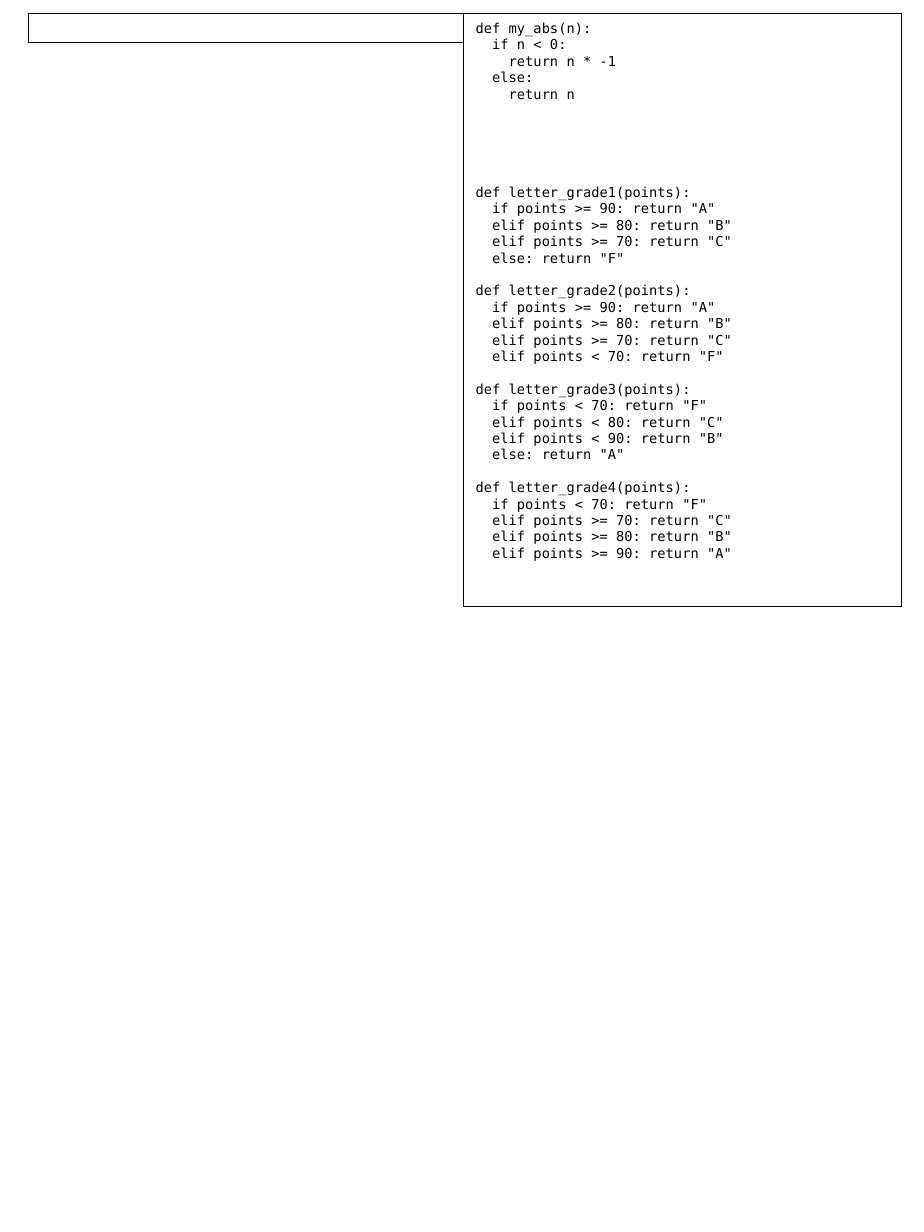
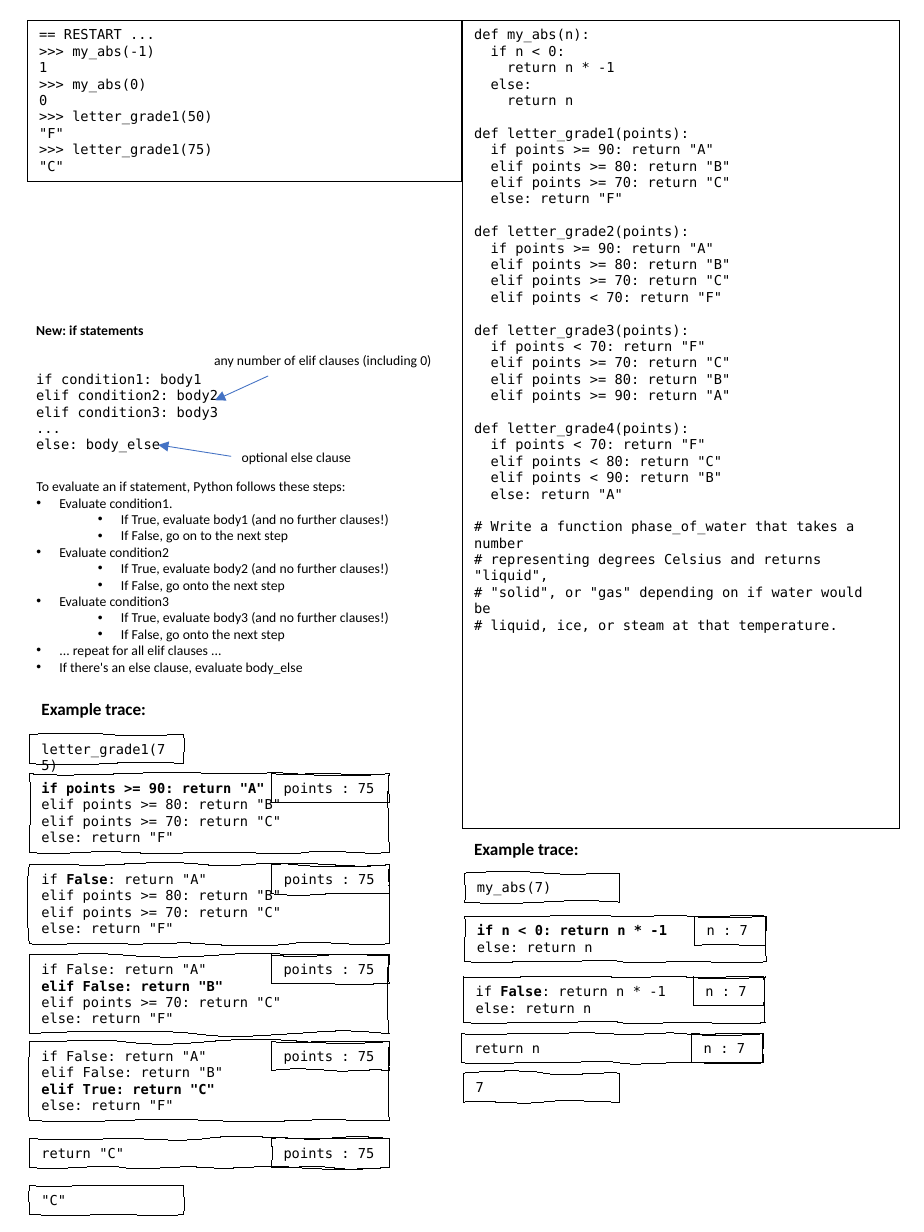
Before and after one commit to catherinefxia/ucsd-cse8a-w20.github.io, a slide deck: slide 2 of lectures/CSE8AW20-01-14-Lec3-Booleans-If/CSE8AW20-01-09-Lec3-Booleans-If-handout.pptx. Drawn at 924x1232 pixels with LibreOffice and Linux fonts; fonts in the diff are those of the drawing. Boxes give left, top, right and bottom in pixels: in the first picture for what was removed or moved away, otherwise in the second. Text is boxed around its words. In the diff, an @@ line names an element or a change of style, - is before the commit and + after.

```diff
--- a/lectures/CSE8AW20-01-14-Lec3-Booleans-If/CSE8AW20-01-09-Lec3-Booleans-If-handout.pptx
+++ b/lectures/CSE8AW20-01-14-Lec3-Booleans-If/CSE8AW20-01-09-Lec3-Booleans-If-handout.pptx
@@ rectangle "== RESTART ...": place and size @@
-rectangle "== RESTART ..." at <box>28,14,463,43</box>
+rectangle "== RESTART ..." at <box>27,20,462,181</box>
@@ text in rectangle at <box>39,29,212,172</box>: text added @@
+== RESTART ...
+>>> my_abs(-1)
+1
+>>> my_abs(0)
+0
+>>> letter_grade1(50)
+"F"
+>>> letter_grade1(75)
+"C"
@@ rectangle "def my_abs(n):": place and size @@
-rectangle "def my_abs(n):" at <box>463,14,901,606</box>
+rectangle "def my_abs(n):" at <box>462,20,899,828</box>
@@ text added at <box>36,325,218,453</box>, 8 pt, text #000000 @@
+New: if statements
+if condition1: body1
+elif condition2: body2
+elif condition3: body3
+...
+else: body_else
@@ text added at <box>214,355,431,368</box>, 8 pt, text #000000 @@
+any number of elif clauses (including 0)
@@ text in rectangle at <box>474,356,731,452</box>: paragraphs added @@
+elif points >= 70: return "C"
+elif points >= 80: return "B"
+elif points >= 90: return "A"
+def letter_grade4(points):
+if points < 70: return "F"
@@ arrow added from (269, 376) to (216, 400), #4472C4 0.5 pt @@
@@ arrow added from (232, 456) to (158, 445), #4472C4 0.5 pt @@
@@ text added at <box>242,452,351,465</box>, 8 pt, text #000000 @@
+optional else clause
@@ text added at <box>36,481,389,675</box>, 8 pt, text #000000 @@
+To evaluate an if statement, Python follows these steps:
+• Evaluate condition1.
+  • If True, evaluate body1 (and no further clauses!)
+  • If False, go on to the next step
+• Evaluate condition2
+  • If True, evaluate body2 (and no further clauses!)
+  • If False, go onto the next step
+• Evaluate condition3
+  • If True, evaluate body3 (and no further clauses!)
+  • If False, go onto the next step
+• ... repeat for all elif clauses ...
+• If there's an else clause, evaluate body_else
@@ text in rectangle at <box>474,520,862,633</box>: text changed @@
-def letter_grade4(points):
-if points < 70: return "F"
-elif points >= 70: return "C"
-elif points >= 80: return "B"
-elif points >= 90: return "A"
+# Write a function phase_of_water that takes a number
+# representing degrees Celsius and returns "liquid",
+# "solid", or "gas" depending on if water would be
+# liquid, ice, or steam at that temperature.
@@ text added at <box>41,703,145,718</box>, 10 pt, text #000000, bold @@
+Example trace:
@@ freeform shape added at <box>30,734,184,764</box>, outline #000000 0.75 pt, 8 pt, text #000000 @@
+letter_grade1(75)
@@ freeform shape added at <box>30,774,389,853</box>, outline #000000 0.75 pt, 8 pt, text #000000 @@
+if points >= 90: return "A"
+elif points >= 80: return "B"
+elif points >= 70: return "C"
+else: return "F"
@@ freeform shape added at <box>271,774,389,803</box>, outline #000000 0.75 pt, 8 pt, text #000000 @@
+points : 75
@@ freeform shape added at <box>30,865,389,944</box>, outline #000000 0.75 pt, 8 pt, text #000000 @@
+if False: return "A"
+elif points >= 80: return "B"
+elif points >= 70: return "C"
+else: return "F"
@@ freeform shape added at <box>272,865,391,894</box>, outline #000000 0.75 pt, 8 pt, text #000000 @@
+points : 75
@@ text added at <box>474,843,578,858</box>, 10 pt, text #000000, bold @@
+Example trace:
@@ freeform shape added at <box>464,873,618,903</box>, outline #000000 0.75 pt, 8 pt, text #000000 @@
+my_abs(7)
@@ freeform shape added at <box>464,917,766,962</box>, outline #000000 0.75 pt, 8 pt, text #000000, bold @@
+if n < 0: return n * -1
+else: return n
@@ freeform shape added at <box>695,917,765,946</box>, outline #000000 0.75 pt, 8 pt, text #000000 @@
+n : 7
@@ freeform shape added at <box>30,955,389,1034</box>, outline #000000 0.75 pt, 8 pt, text #000000 @@
+if False: return "A"
+elif False: return "B"
+elif points >= 70: return "C"
+else: return "F"
@@ freeform shape added at <box>271,955,389,984</box>, outline #000000 0.75 pt, 8 pt, text #000000 @@
+points : 75
@@ freeform shape added at <box>463,977,765,1023</box>, outline #000000 0.75 pt, 8 pt, text #000000 @@
+if False: return n * -1
+else: return n
@@ freeform shape added at <box>694,977,764,1007</box>, outline #000000 0.75 pt, 8 pt, text #000000 @@
+n : 7
@@ freeform shape added at <box>30,1041,389,1120</box>, outline #000000 0.75 pt, 8 pt, text #000000 @@
+if False: return "A"
+elif False: return "B"
+elif True: return "C"
+else: return "F"
@@ freeform shape added at <box>271,1041,389,1071</box>, outline #000000 0.75 pt, 8 pt, text #000000 @@
+points : 75
@@ freeform shape added at <box>462,1034,764,1063</box>, outline #000000 0.75 pt, 8 pt, text #000000 @@
+return n
@@ freeform shape added at <box>691,1034,761,1063</box>, outline #000000 0.75 pt, 8 pt, text #000000 @@
+n : 7
@@ freeform shape added at <box>463,1073,618,1103</box>, outline #000000 0.75 pt, 8 pt, text #000000 @@
+7
@@ freeform shape added at <box>30,1138,389,1168</box>, outline #000000 0.75 pt, 8 pt, text #000000 @@
+return "C"
@@ freeform shape added at <box>271,1138,389,1168</box>, outline #000000 0.75 pt, 8 pt, text #000000 @@
+points : 75
@@ freeform shape added at <box>30,1185,184,1215</box>, outline #000000 0.75 pt, 8 pt, text #000000 @@
+"C"
```
Also in this commit, not shown: 1 other slide changed, 2 other files.
